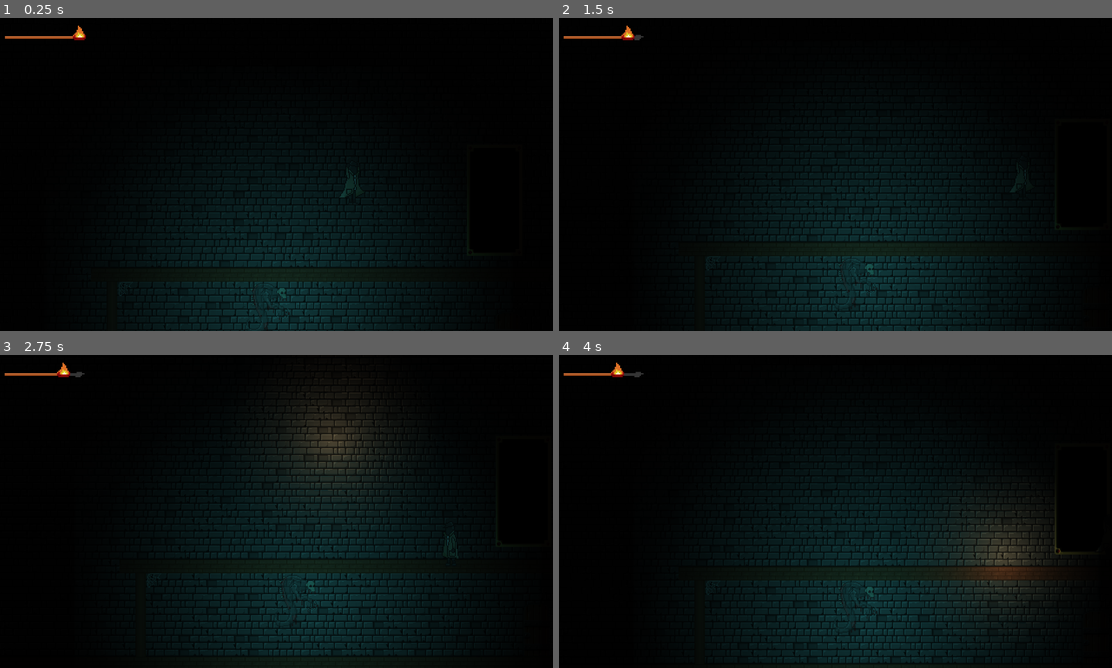
Above: before the commit, frames 1-4 (two rows, left to right).
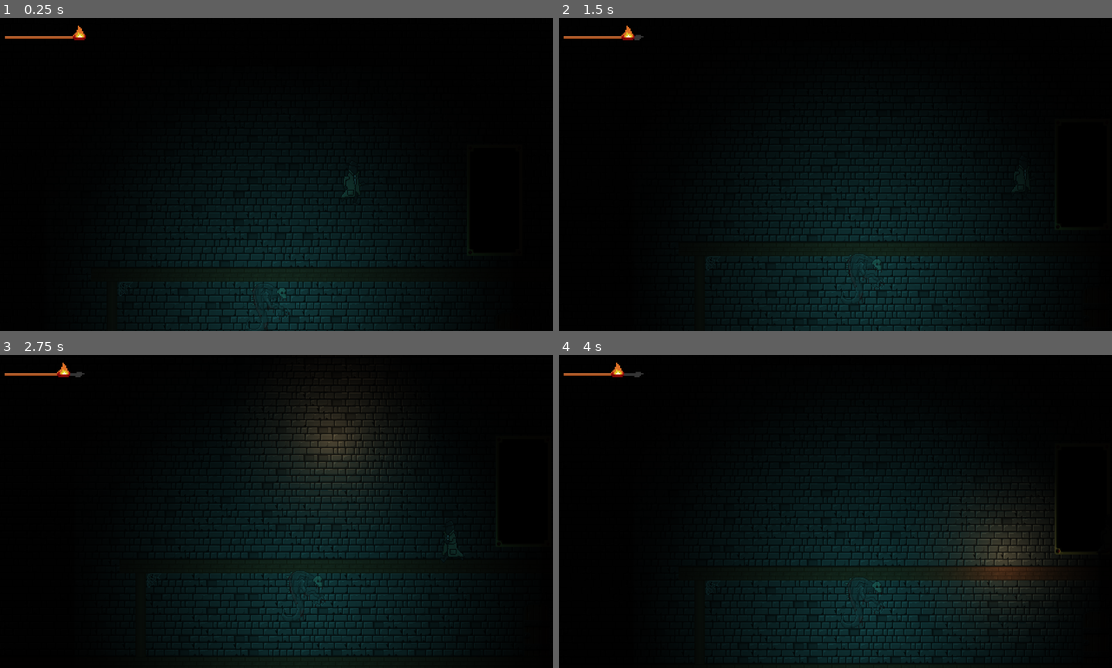
Above: after the commit, the same moments.

Repository: lestercantor/gwj-74---haunted
Game: Godot game, scene res://Level/Level.tscn
Two runs of this game, one before a commit and one after it. Both use one fixed random seed, a clock stepped at 60 frames per second and the inputs below.
Inputs (mouse positions are in pixels of both pictures, inside the frame that each line leads up to):
- Up to frame 1 (0.25 s): no input
- Up to frame 2 (1.5 s): move the mouse to (957, 158) at 0.52 s; press the mouse at (957, 158) at 0.53 s; hold D (move_right) from 0.53 s (still down); tap Space (jump) at 0.77 s; move the mouse to (724, 190) at 1.27 s; release the mouse at (724, 190) at 1.28 s; click (724, 190) at 1.35 s
- Up to frame 3 (2.75 s): tap Space (jump) at 1.52 s; move the mouse to (331, 442) at 2.02 s; release D (move_right) at 2.03 s; press the mouse at (331, 442) at 2.03 s; hold A (move_left) from 2.03 s (still down)
- Up to frame 4 (4 s): move the mouse to (807, 574) at 2.77 s; release A (move_left) at 2.78 s; release the mouse at (807, 574) at 2.78 s; hold D (move_right) from 2.78 s (still down); click (807, 574) at 2.85 s; tap Space (jump) at 3.02, 3.77 s; move the mouse to (1001, 558) at 3.52 s; press the mouse at (1001, 558) at 3.53 s

The runs differ from the first frame. In frame 1, less than 0.1% of the frame differs, in the area x 61-66%, y 48-58%; in frame 2, 0.1%; in frame 3, 0.2%, in the area x 49-84%, y 56-86%; in frame 4, 0.1%.

Commit message:
Ambience music for main level

Diff:
--- a/Enemy/enemy.gd
+++ b/Enemy/enemy.gd
@@ -1,7 +1,7 @@
 extends CharacterBody2D
 class_name Enemy
 
-@export var SPEED: float = 150
+@export var SPEED: float = 200
 @export var ACCELERATION: float = 200
 @export var FRICTION: float = 300
 
--- a/Enemy/enemy.tscn
+++ b/Enemy/enemy.tscn
@@ -29,7 +29,7 @@
 [sub_resource type="CapsuleShape2D" id="CapsuleShape2D_fb34a"]
 
 [sub_resource type="CircleShape2D" id="CircleShape2D_xpny4"]
-radius = 143.087
+radius = 250.0
 
 [node name="Enemy" type="CharacterBody2D"]
 collision_layer = 4
--- a/default_bus_layout.tres
+++ b/default_bus_layout.tres
@@ -1,4 +1,7 @@
-[gd_resource type="AudioBusLayout" format=3 uid="uid://c2ex4tbd83p12"]
+[gd_resource type="AudioBusLayout" load_steps=2 format=3 uid="uid://c2ex4tbd83p12"]
+
+[sub_resource type="AudioEffectReverb" id="AudioEffectReverb_2lkf4"]
+resource_name = "Reverb"
 
 [resource]
 bus/1/name = &"Sound Effects"
@@ -7,3 +10,11 @@
 bus/1/bypass_fx = false
 bus/1/volume_db = -50.3433
 bus/1/send = &"Master"
+bus/2/name = &"Music/Ambience"
+bus/2/solo = false
+bus/2/mute = false
+bus/2/bypass_fx = false
+bus/2/volume_db = -34.9953
+bus/2/send = &"Master"
+bus/2/effect/0/effect = SubResource("AudioEffectReverb_2lkf4")
+bus/2/effect/0/enabled = true
Not shown, added: Art Assets/Audio/strange-lullaby-28691.mp3.import
Binary file changed: Art Assets/Characters/Player/MainCharacter-Sheet.png
Binary file removed: Art Assets/Characters/Player/MainCharacter.png
Not shown, removed: Art Assets/Characters/Player/MainCharacter.png.import
Not shown, added: Art Assets/Audio/strange-lullaby-28691.mp3
